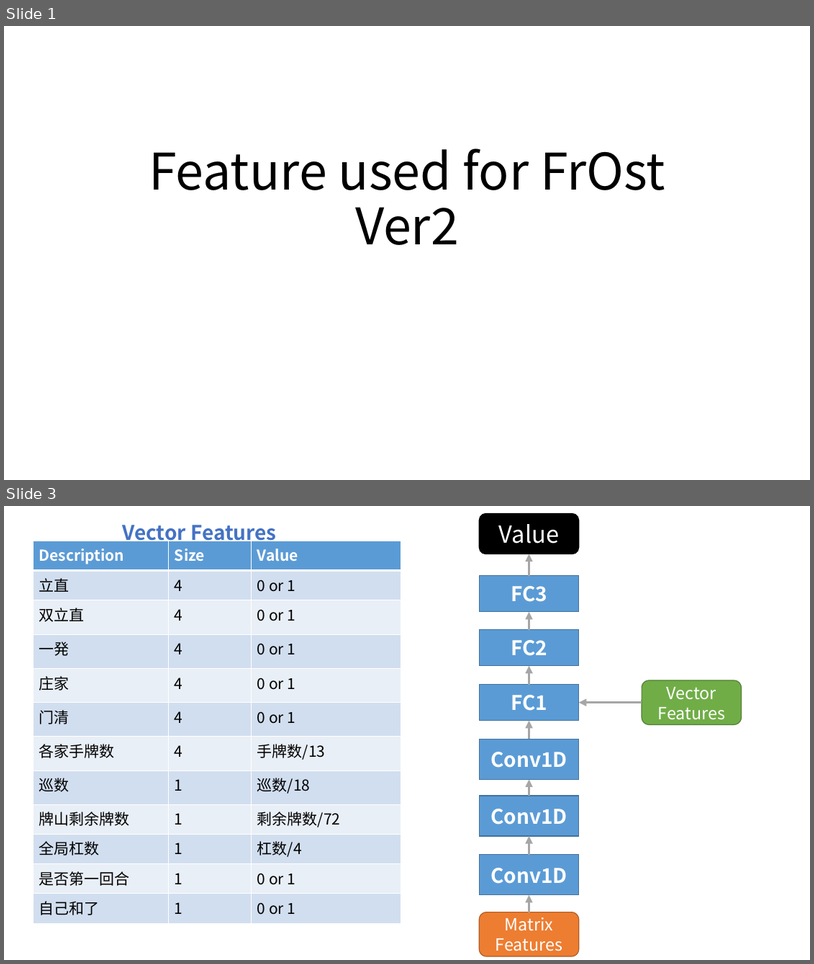
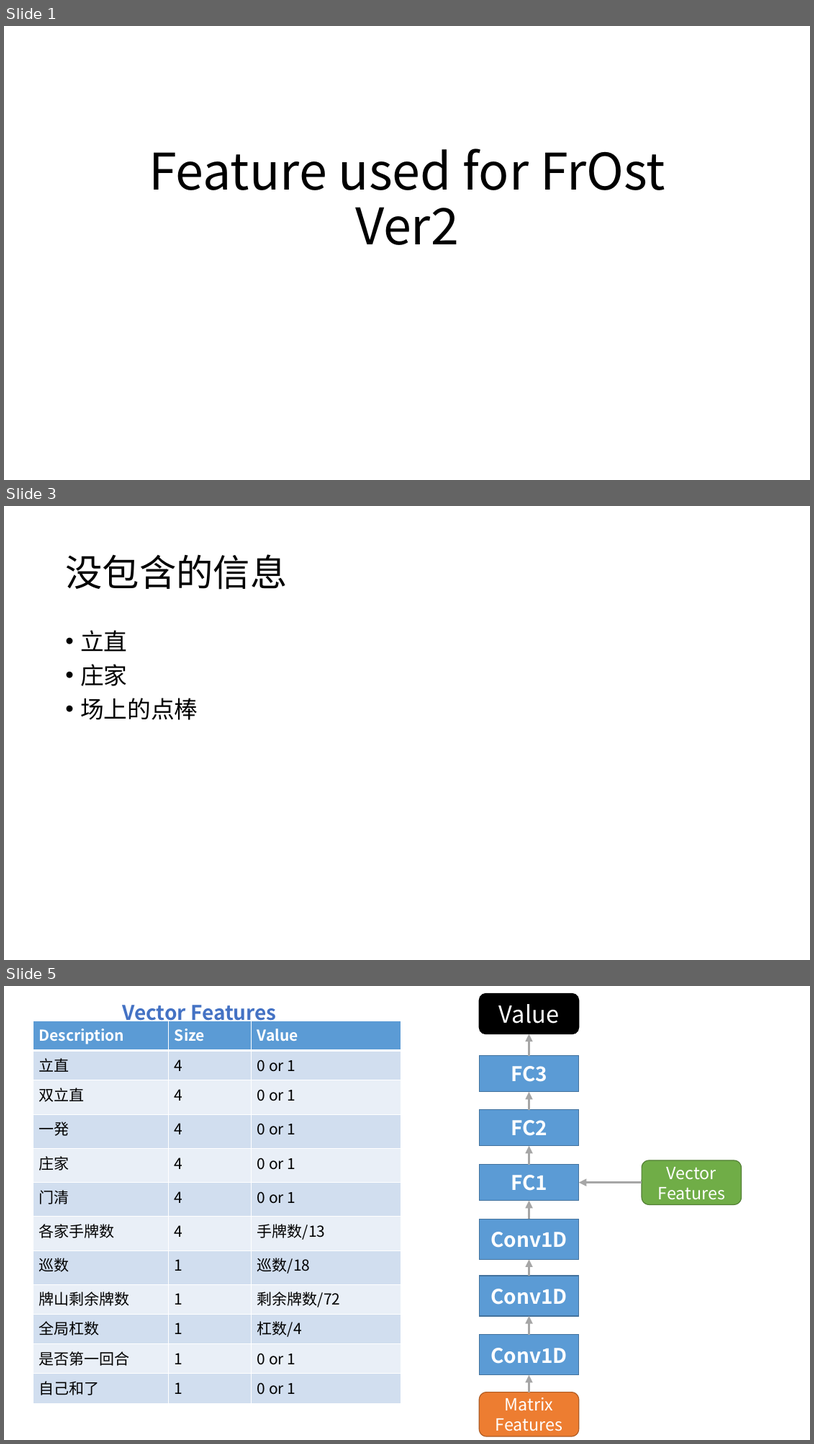
Before and after one commit to zyr17/mahjong, a slide deck: AI/FrostVer2.pptx. Shown one above the other, each under a label of ours: slides 1 and 3 before the commit, slides 1, 3 and 5 after it; the slides between them are not shown. The pictures are 814x964 and 814x1444 pixels, drawn with LibreOffice and Linux fonts; fonts in the diff are those of the drawing. Boxes give left, top, right and bottom in pixels: in the first picture for what was removed or moved away, otherwise in the second. Text is boxed around its words. In the diff, an @@ line names an element or a change of style, - is before the commit and + after.

```diff
--- a/AI/FrostVer2.pptx
+++ b/AI/FrostVer2.pptx
@@ slide 3 added at <box>4,506,810,960</box>, background #FFFFFF @@
@@ title added at <box>65,554,287,590</box>, 44 pt, text #000000 @@
+没包含的信息
@@ text added at <box>80,630,198,720</box>, 28 pt, text #000000 @@
+• 立直
+• 庄家
+• 场上的点棒
@@ what was slide 3 is now slide 5 @@
```
Also in this commit, not shown: 1 slide changed, 1 other slide added, 3 other files.
